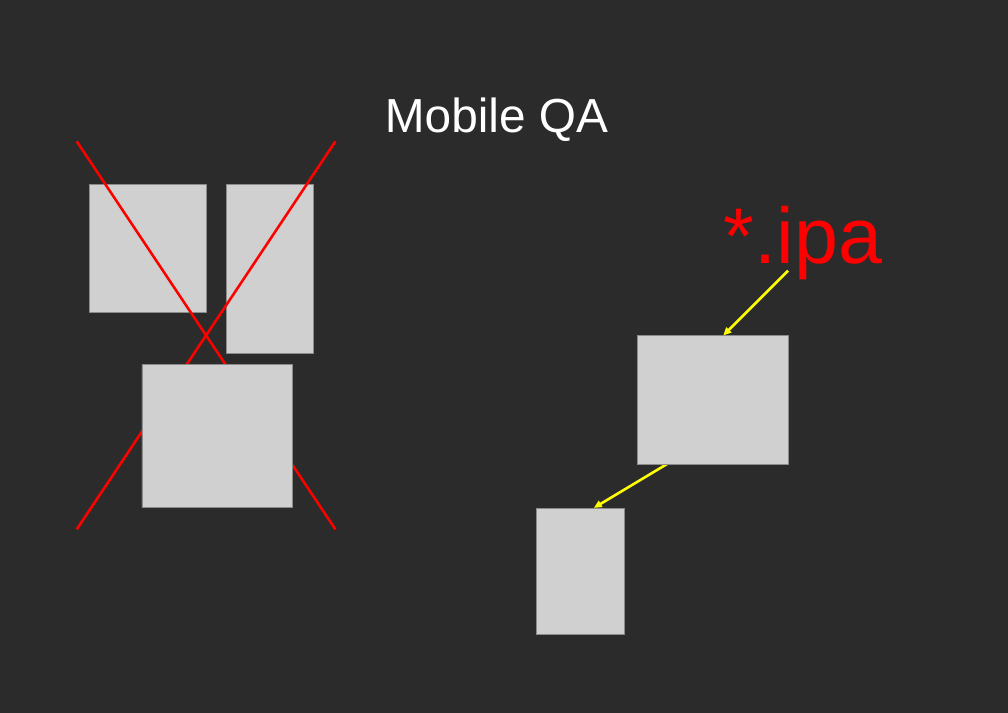
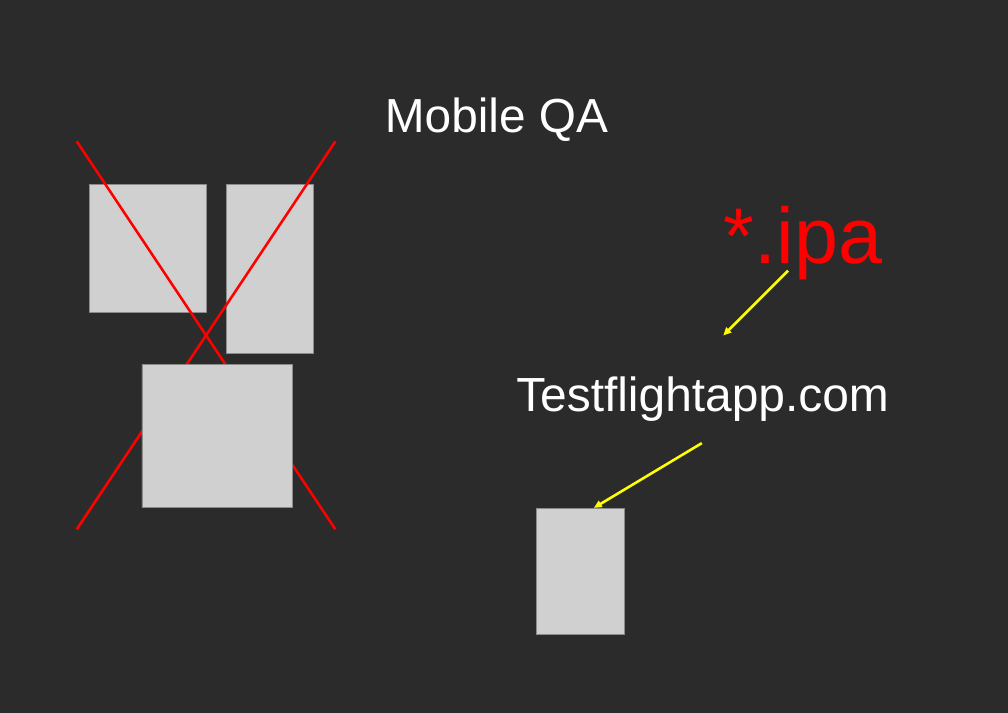
Before and after one commit to dodikk/iOS-articles, a slide deck: slide 21 of 3-iContiniousIntegration/ciPresentation.odp (slide 17 before the commit). Drawn at 1008x713 pixels with LibreOffice and Linux fonts; fonts in the diff are those of the drawing; grey boxes stand for pictures; background and template pictures are left out; a plain dark background stands for a picture behind light text. Boxes give left, top, right and bottom in pixels: in the first picture for what was removed or moved away, otherwise in the second. Text is boxed around its words. In the diff, an @@ line names an element or a change of style, - is before the commit and + after.

```diff
--- a/3-iContiniousIntegration/ciPresentation.odp
+++ b/3-iContiniousIntegration/ciPresentation.odp
@@ picture removed at [637,335,788,465] @@
@@ text added at [516,376,888,420], 40 pt, text #FFFFFF @@
+Testflightapp.com
```
Also in this commit, not shown: 5 other slides changed, 7 slides added, 3 other files.
